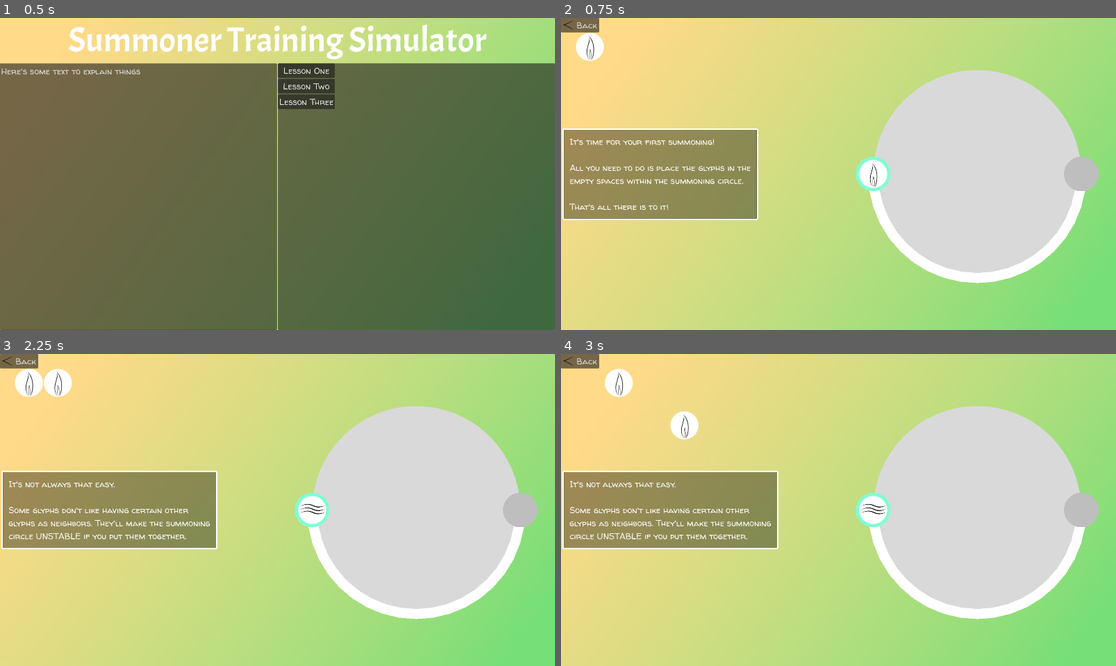
Above: before the commit, frames 1-4 (two rows, left to right).
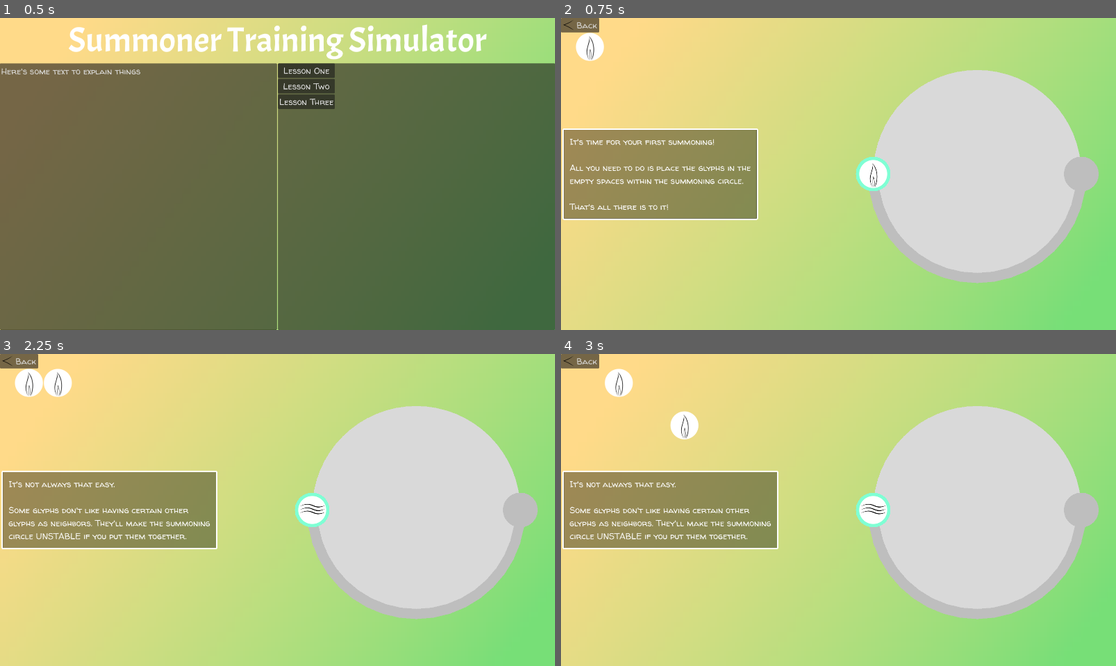
Above: after the commit, the same moments.

Repository: jwodicka/LD55
Game: Godot game, scene res://main_menu.tscn
Same seed, same stepped clock (60 frames per second), same inputs: the game is played once before the commit and once after it.
Inputs (mouse positions are in pixels of both pictures, inside the frame that each line leads up to):
- Up to frame 1 (0.5 s): no input
- Up to frame 2 (0.75 s): click "Lesson One" at 0.5 s
- Up to frame 3 (2.25 s): click "Back" at 1.25 s; click "Lesson Two" at 2 s
- Up to frame 4 (3 s): tap Enter at 2.75 s; drag from (588, 382) to (871, 510) at 2.77 s

Frame 1 is identical in both runs. In frame 2, 1.7% of the frame differs, in the area x 55-95%, y 55-86%; in frame 3, 1.7%; in frame 4, 1.7%.

Commit message:
Fixed color issue on connectors

Diff:
--- a/TargetConnector.gd
+++ b/TargetConnector.gd
@@ -50,6 +50,7 @@
 		add_point(end_b.position)
 	end_a.add_neighbor(end_b, self)
 	end_b.add_neighbor(end_a, self)
+	default_color = _get_state_color()
 
 # Called every frame. 'delta' is the elapsed time since the previous frame.
 func _process(_delta: float) -> void:
